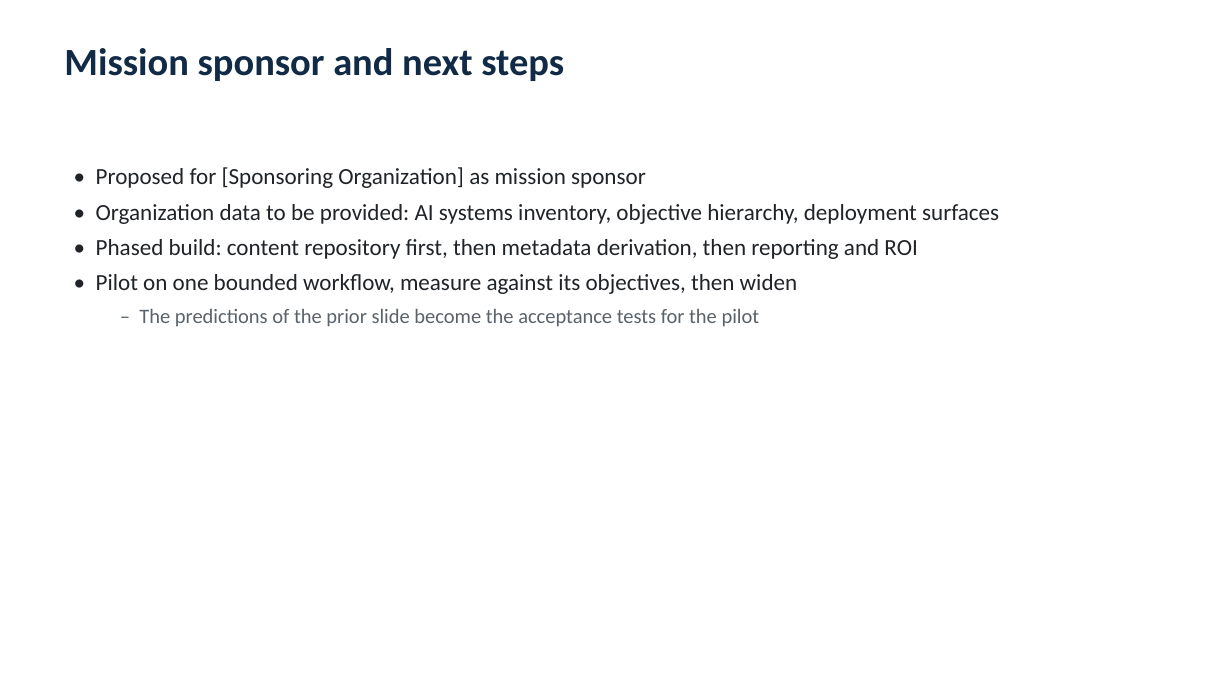
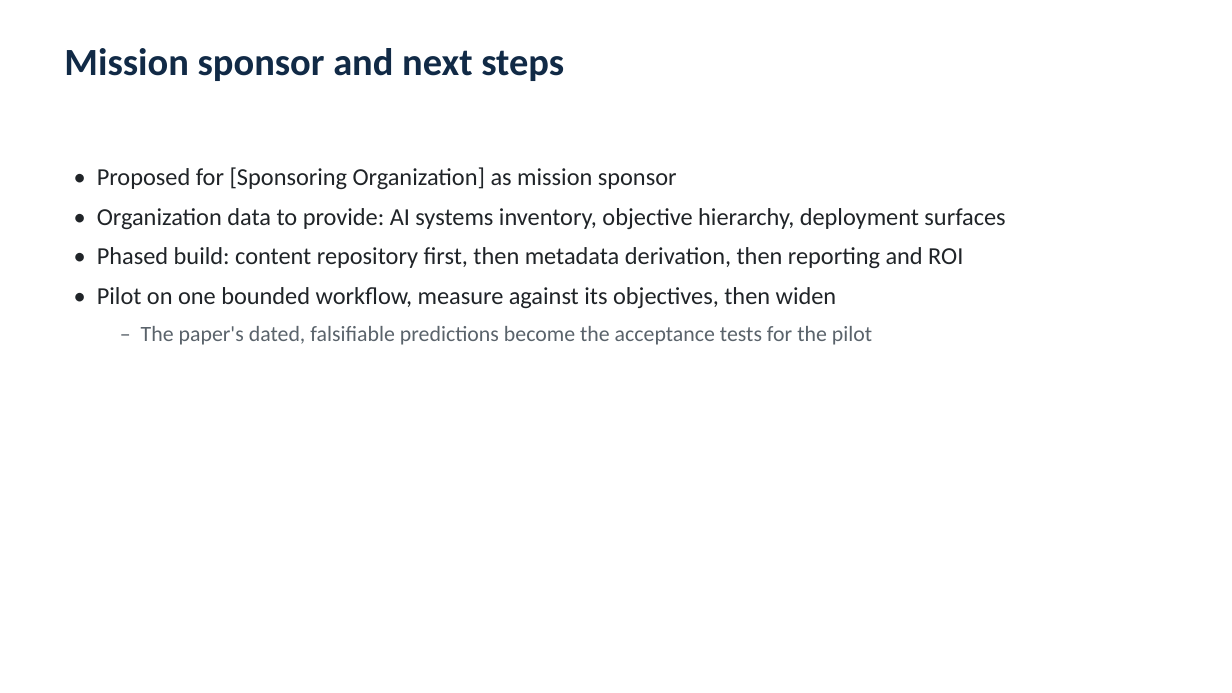
Before and after one commit to yj07538Johnny/Johnny_AI_ML_LLM_experiments_2024, a slide deck: slide 8 of papers/ai-metadata-session-data-repository/AI_Metadata_Repository_Briefing.pptx (slide 23 before the commit). Drawn at 1232x693 pixels with LibreOffice and Linux fonts; fonts in the diff are those of the drawing. Boxes give left, top, right and bottom in pixels: in the first picture for what was removed or moved away, otherwise in the second. Text is boxed around its words. In the diff, an @@ line names an element or a change of style, - is before the commit and + after.

```diff
--- a/papers/ai-metadata-session-data-repository/AI_Metadata_Repository_Briefing.pptx
+++ b/papers/ai-metadata-session-data-repository/AI_Metadata_Repository_Briefing.pptx
@@ text at [97, 167, 963, 308]: size 18 to 19 pt in "• Proposed for [Sponsoring Organization] as mission ...", "• Phased build: content repository first, then ...", "• Pilot on one bounded workflow, measure ..."; more space between paragraphs @@
@@ text at [97, 208, 1005, 229]: text changed; size 18 to 19 pt @@
-• Organization data to be provided: AI systems inventory, objective hierarchy, deployment surfaces
+• Organization data to provide: AI systems inventory, objective hierarchy, deployment surfaces
@@ text at [141, 326, 872, 345]: text changed; size 16 to 17 pt @@
-  – The predictions of the prior slide become the acceptance tests for the pilot
+  – The paper's dated, falsifiable predictions become the acceptance tests for the pilot
```
Also in this commit, not shown: 11 other slides changed, 2 slides added, 12 slides removed, 1 other file.
